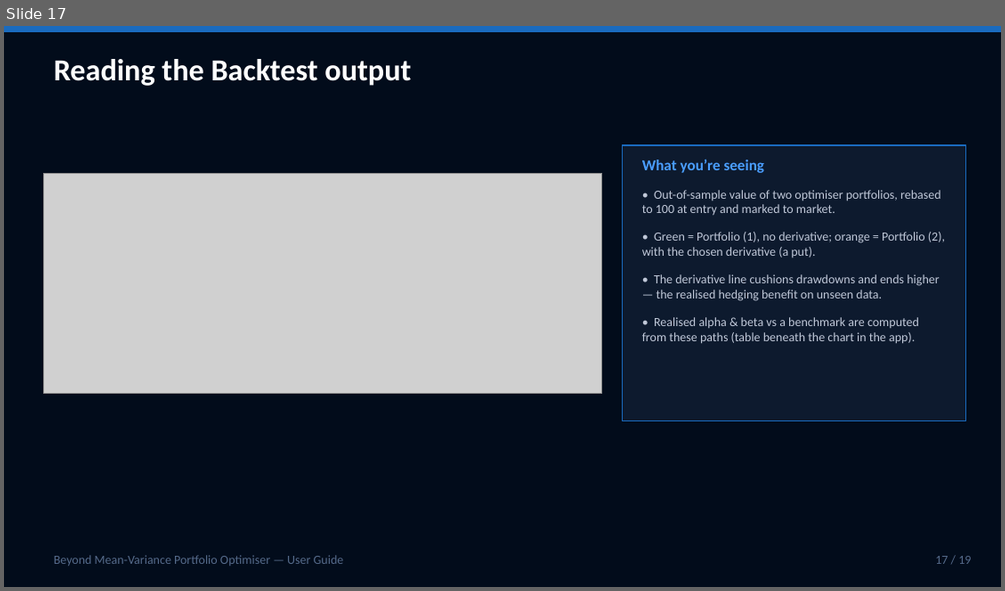
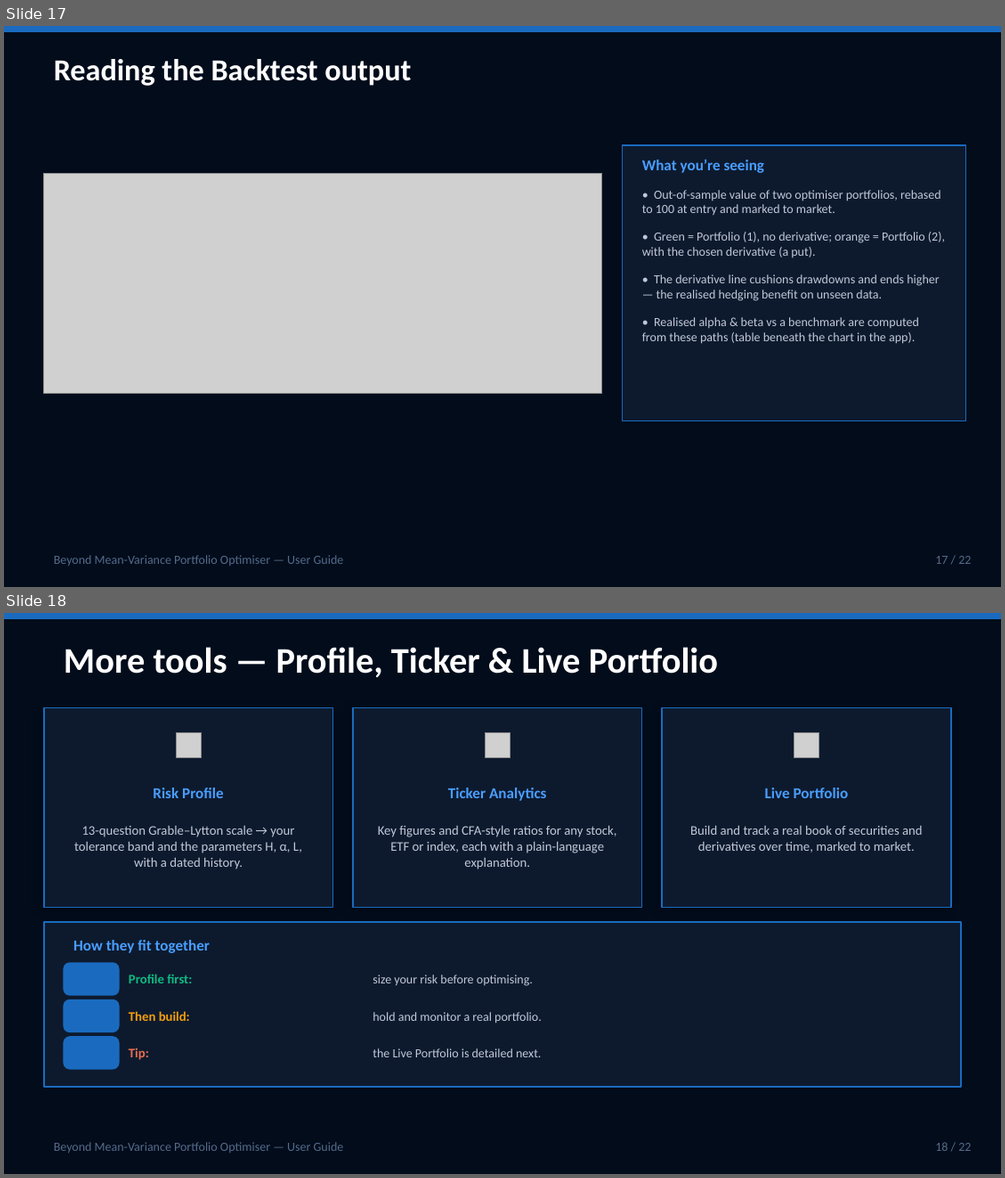
Before and after one commit to SamiJeddou/behavioral-portfolio-optimizer, a slide deck: userguide.pptx. Shown one above the other, each under a label of ours: slide 17 before the commit, slides 17 and 18 after it. The pictures are 1005x591 and 1005x1178 pixels, drawn with LibreOffice and Linux fonts; fonts in the diff are those of the drawing; grey boxes stand for pictures; background and template pictures are left out. Boxes give left, top, right and bottom in pixels: in the first picture for what was removed or moved away, otherwise in the second. Text is boxed around its words. In the diff, an @@ line names an element or a change of style, - is before the commit and + after.

```diff
--- a/userguide.pptx
+++ b/userguide.pptx
@@ slide 18 added at <box>4,613,1001,1174</box>, background #020C1B @@
@@ rectangle added at <box>4,613,1001,619</box>, fill #1A6BBF, outline #1A6BBF 1 pt @@
@@ text added at <box>64,647,718,677</box>, 26 pt, text #FFFFFF, bold @@
+More tools — Profile, Ticker & Live Portfolio
@@ rectangle added at <box>44,707,333,907</box>, fill #0D1A2E, outline #1A6BBF 1 pt @@
@@ rectangle added at <box>353,707,642,907</box>, fill #0D1A2E, outline #1A6BBF 1 pt @@
@@ rectangle added at <box>662,707,951,907</box>, fill #0D1A2E, outline #1A6BBF 1 pt @@
@@ picture added at <box>177,732,202,757</box> @@
@@ picture added at <box>485,732,510,757</box> @@
@@ picture added at <box>793,732,818,757</box> @@
@@ text added at <box>153,787,224,798</box>, 11 pt, text #4A9EFF, bold @@
+Risk Profile
@@ text added at <box>448,787,546,801</box>, 11 pt, text #4A9EFF, bold @@
+Ticker Analytics
@@ text added at <box>765,787,849,798</box>, 11 pt, text #4A9EFF, bold @@
+Live Portfolio
@@ text added at <box>74,826,302,869</box>, 9.5 pt, text #C0C8D8 @@
+13-question Grable–Lytton scale → your tolerance band and the parameters H, α, L, with a dated history.
@@ text added at <box>378,825,617,869</box>, 9.5 pt, text #C0C8D8 @@
+Key figures and CFA-style ratios for any stock, ETF or index, each with a plain-language explanation.
@@ text added at <box>690,825,922,852</box>, 9.5 pt, text #C0C8D8 @@
+Build and track a real book of securities and derivatives over time, marked to market.
@@ rectangle added at <box>44,922,961,1086</box>, fill #0D1A2E, outline #1A6BBF 1 pt @@
@@ text added at <box>73,940,210,953</box>, 11 pt, text #4A9EFF, bold @@
+How they fit together
@@ rounded rectangle added at <box>64,963,119,995</box>, fill #1A6BBF, outline #1A6BBF 1 pt @@
@@ text added at <box>129,973,192,983</box>, 9.5 pt, text #10B981, bold @@
+Profile first:
@@ text added at <box>372,974,533,986</box>, 9 pt, text #C0C8D8 @@
+size your risk before optimising.
@@ rounded rectangle added at <box>64,1000,119,1031</box>, fill #1A6BBF, outline #1A6BBF 1 pt @@
@@ text added at <box>129,1011,190,1021</box>, 9.5 pt, text #F59E0B, bold @@
+Then build:
@@ text added at <box>372,1012,542,1023</box>, 9 pt, text #C0C8D8 @@
+hold and monitor a real portfolio.
@@ rounded rectangle added at <box>64,1037,119,1069</box>, fill #1A6BBF, outline #1A6BBF 1 pt @@
@@ text added at <box>129,1047,149,1060</box>, 9.5 pt, text #E76F51, bold @@
+Tip:
@@ text added at <box>372,1048,541,1057</box>, 9 pt, text #C0C8D8 @@
+the Live Portfolio is detailed next.
@@ text added at <box>54,1142,344,1152</box>, 9 pt, text #556A8A @@
+Beyond Mean-Variance Portfolio Optimiser — User Guide
@@ text added at <box>935,1142,971,1151</box>, 9 pt, text #556A8A @@
+18 / 22
@@ slide 17 changed as well @@
@@ text at <box>935,556,971,564</box>: text changed @@
-17 / 19
+17 / 22
```
Also in this commit, not shown: 17 other slides changed, 2 other slides added, 50 other files.
